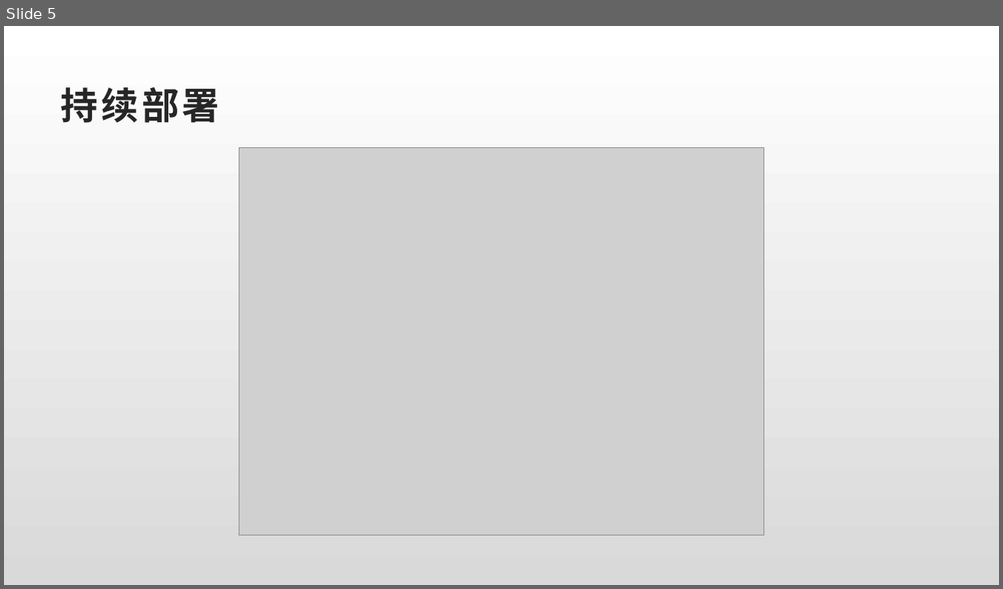
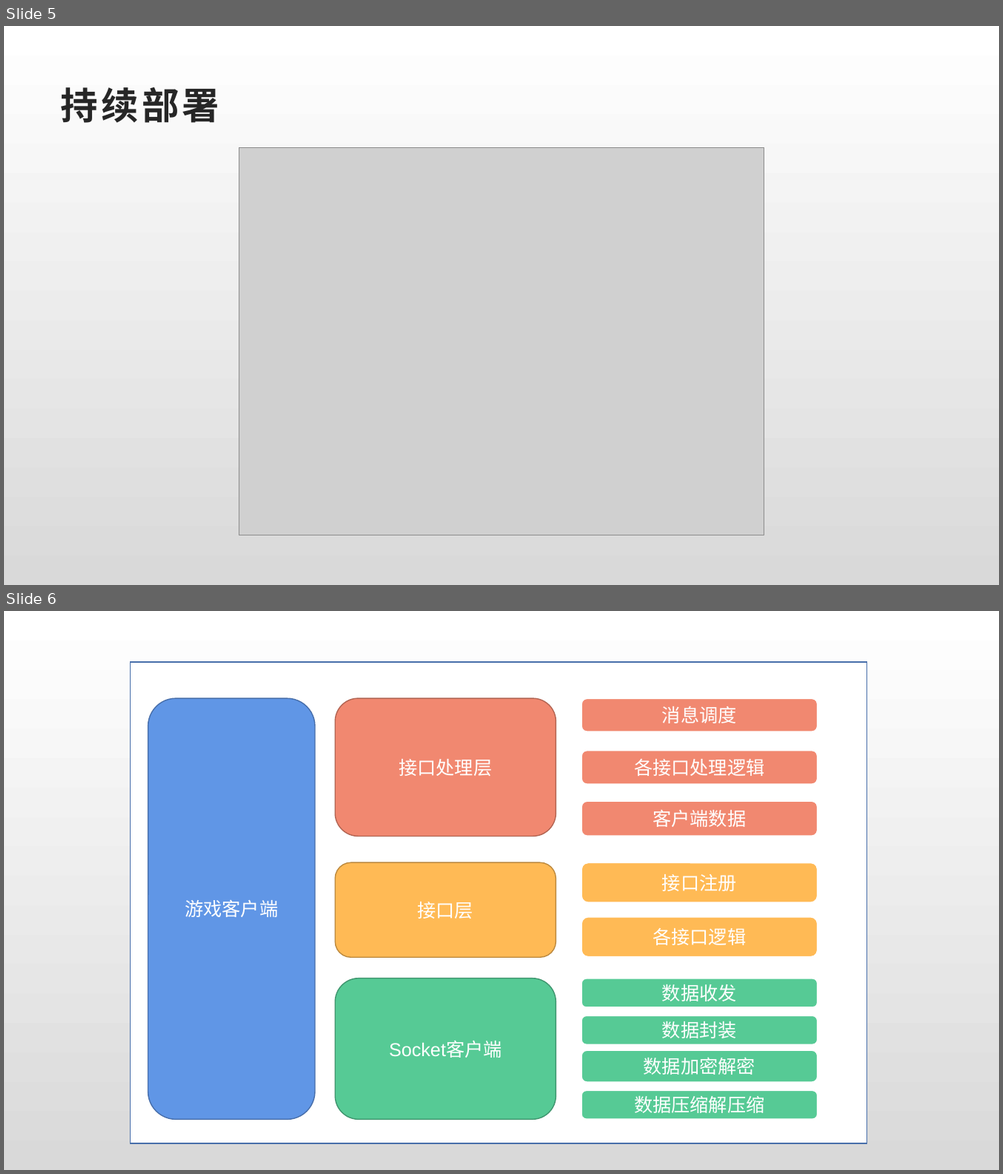
Before and after one commit to zhancongc/quality_assurance, a slide deck: md/软件质量保证插图集合.pptx. Shown one above the other, each under a label of ours: slide 5 before the commit, slides 5 and 6 after it. The pictures are 1003x589 and 1003x1174 pixels, drawn with LibreOffice and Linux fonts; fonts in the diff are those of the drawing; grey boxes stand for pictures. Boxes give left, top, right and bottom in pixels: in the first picture for what was removed or moved away, otherwise in the second. Text is boxed around its words. In the diff, an @@ line names an element or a change of style, - is before the commit and + after.

Commit message:
游戏接口自动化实践

```diff
--- a/md/软件质量保证插图集合.pptx
+++ b/md/软件质量保证插图集合.pptx
@@ slide 6 added at box(4, 611, 999, 1170), background gradient #FFFFFF to #D9D9D9 @@
@@ rectangle added at box(130, 662, 867, 1144), fill #FFFFFF, outline #476FAA 1 pt @@
@@ rounded rectangle added at box(148, 698, 315, 1120), fill #6096E6, outline #476FAA 1 pt, 18 pt, text #FFFFFF @@
+游戏客户端
@@ rounded rectangle added at box(336, 698, 556, 836), fill #F18870, outline #B26553 1 pt, 18 pt, text #FFFFFF @@
+接口处理层
@@ rounded rectangle added at box(581, 698, 818, 732), fill #F18870, outline #FFFFFF 1.5 pt, 18 pt, text #FFFFFF @@
+消息调度
@@ rounded rectangle added at box(581, 751, 818, 785), fill #F18870, outline #FFFFFF 1.5 pt, 18 pt, text #FFFFFF @@
+各接口处理逻辑
@@ rounded rectangle added at box(581, 801, 818, 836), fill #F18870, outline #FFFFFF 1.5 pt, 18 pt, text #FFFFFF @@
+客户端数据
@@ rounded rectangle added at box(336, 863, 556, 958), fill #FFBA55, outline #BD8A3F 1 pt, 18 pt, text #FFFFFF @@
+接口层
@@ rounded rectangle added at box(581, 863, 818, 903), fill #FFBA55, outline #FFFFFF 1.5 pt, 18 pt, text #FFFFFF @@
+接口注册
@@ rounded rectangle added at box(581, 917, 818, 957), fill #FFBA55, outline #FFFFFF 1.5 pt, 18 pt, text #FFFFFF @@
+各接口逻辑
@@ rounded rectangle added at box(336, 979, 556, 1120), fill #56CA95, outline #40956E 1 pt, 18 pt, text #FFFFFF @@
+Socket客户端
@@ rounded rectangle added at box(581, 979, 818, 1008), fill #56CA95, outline #FFFFFF 1.5 pt, 18 pt, text #FFFFFF @@
+数据收发
@@ rounded rectangle added at box(581, 1016, 818, 1045), fill #56CA95, outline #FFFFFF 1.5 pt, 18 pt, text #FFFFFF @@
+数据封装
@@ rounded rectangle added at box(581, 1051, 818, 1082), fill #56CA95, outline #FFFFFF 1.5 pt, 18 pt, text #FFFFFF @@
+数据加密解密
@@ rounded rectangle added at box(581, 1091, 818, 1120), fill #56CA95, outline #FFFFFF 1.5 pt, 18 pt, text #FFFFFF @@
+数据压缩解压缩
```
Also in this commit, not shown: 1 other slide added, 1 slide removed, 3 other files.
